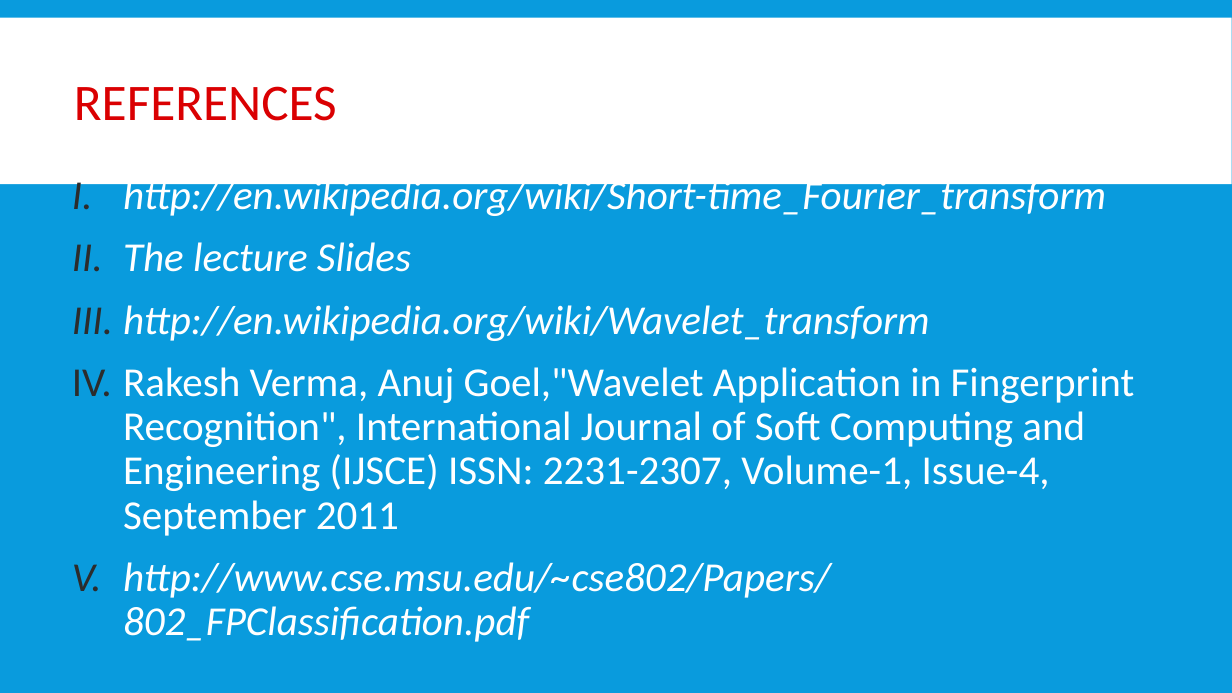
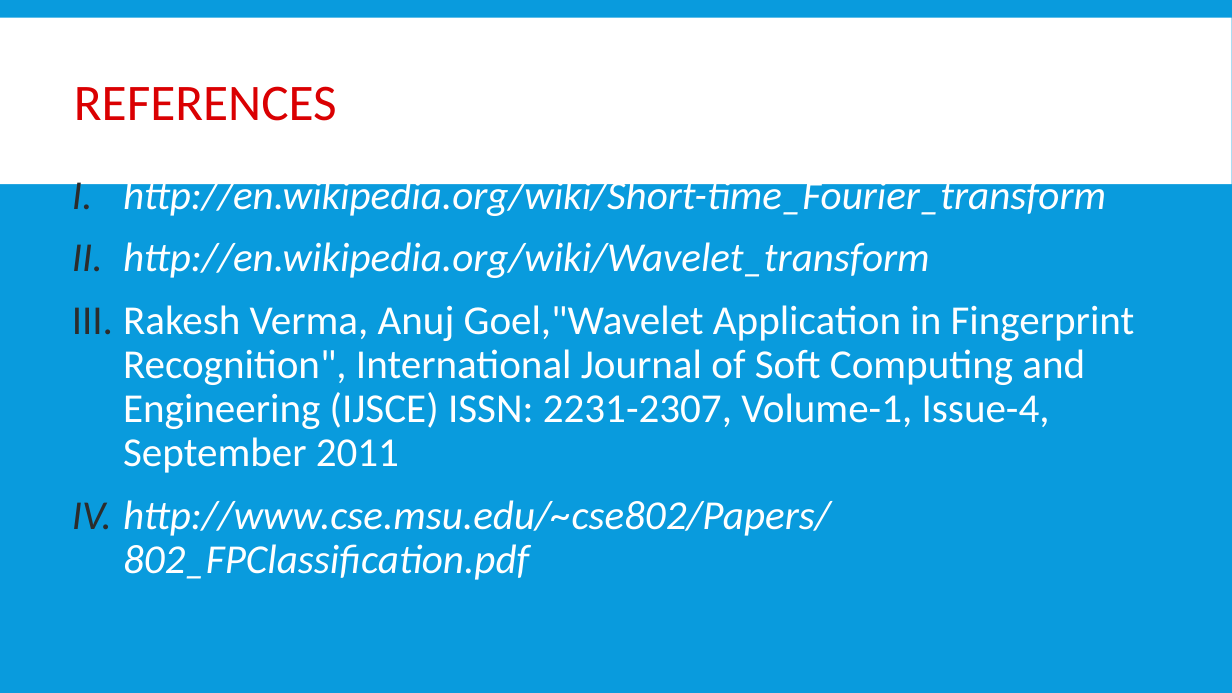
Before and after one commit to beltagymohamed/Wavelet-for-fingerprint-detection-Matlab, a slide deck: slide 26 of Presentation/Wavelet.ppt. Drawn at 1232x693 pixels with LibreOffice and Linux fonts; fonts in the diff are those of the drawing. Boxes give left, top, right and bottom in pixels: in the first picture for what was removed or moved away, otherwise in the second. Text is boxed around its words. In the diff, an @@ line names an element or a change of style, - is before the commit and + after.

Commit message:
Updated slides

```diff
--- a/Presentation/Wavelet.ppt
+++ b/Presentation/Wavelet.ppt
@@ text at [123,242,411,272]: paragraph removed @@
-II. The lecture Slides
```
Also in this commit, not shown: 2 other slides changed.
